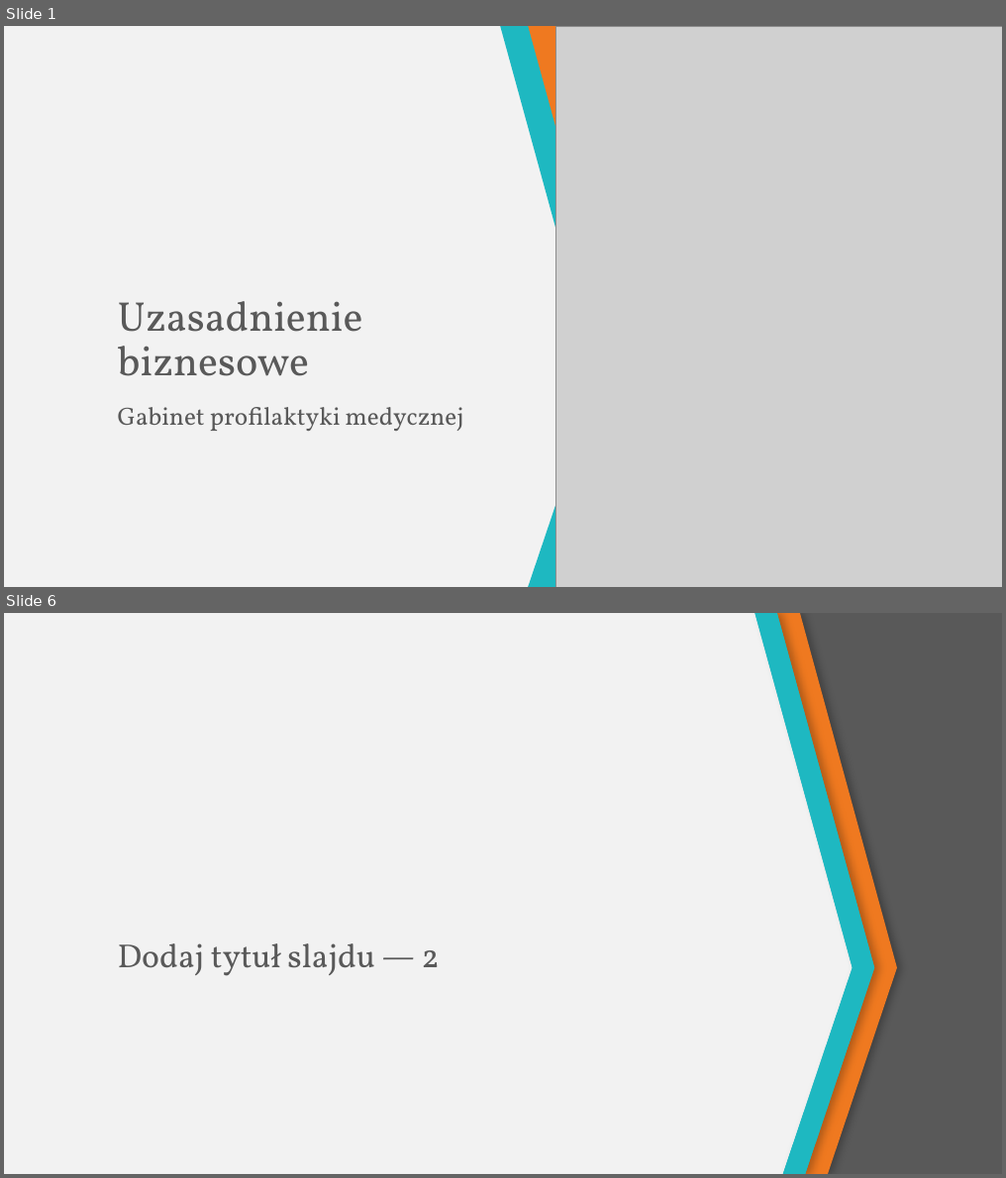
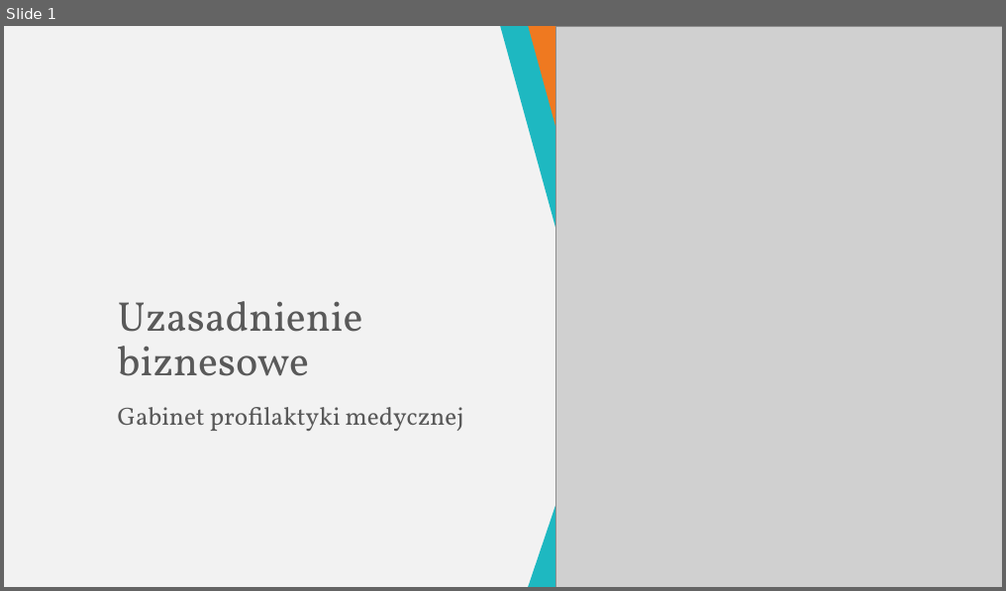
Before and after one commit to jakubpolczynski/Gabinet-Profilaktyki-Medycznej, a slide deck: Dokumentacja/Uzasadnienie biznesowe/Uzasadnienie biznesowe.pptx. Shown one above the other, each under a label of ours: slides 1 and 6 before the commit, slide 1 after it; the slides between them are not shown. The pictures are 1006x1178 and 1006x591 pixels, drawn with LibreOffice and Linux fonts; fonts in the diff are those of the drawing; grey boxes stand for pictures. Boxes give left, top, right and bottom in pixels: in the first picture for what was removed or moved away, otherwise in the second. Text is boxed around its words. In the diff, an @@ line names an element or a change of style, - is before the commit and + after.

```diff
--- a/Dokumentacja/Uzasadnienie biznesowe/Uzasadnienie biznesowe.pptx
+++ b/Dokumentacja/Uzasadnienie biznesowe/Uzasadnienie biznesowe.pptx
@@ slide 6 removed at (4,613,1002,1174), background #F2F2F2 @@
@@ freeform shape removed at (754,613,874,1174) @@
@@ freeform shape removed at (754,613,874,1174) @@
@@ freeform shape removed at (760,613,897,1174) @@
@@ freeform shape removed at (792,613,1002,1174) @@
@@ title removed at (118,944,440,976) @@
-Dodaj tytuł slajdu — 2
```
Also in this commit, not shown: 1 slide changed, 8 slides added, 9 other slides removed.
